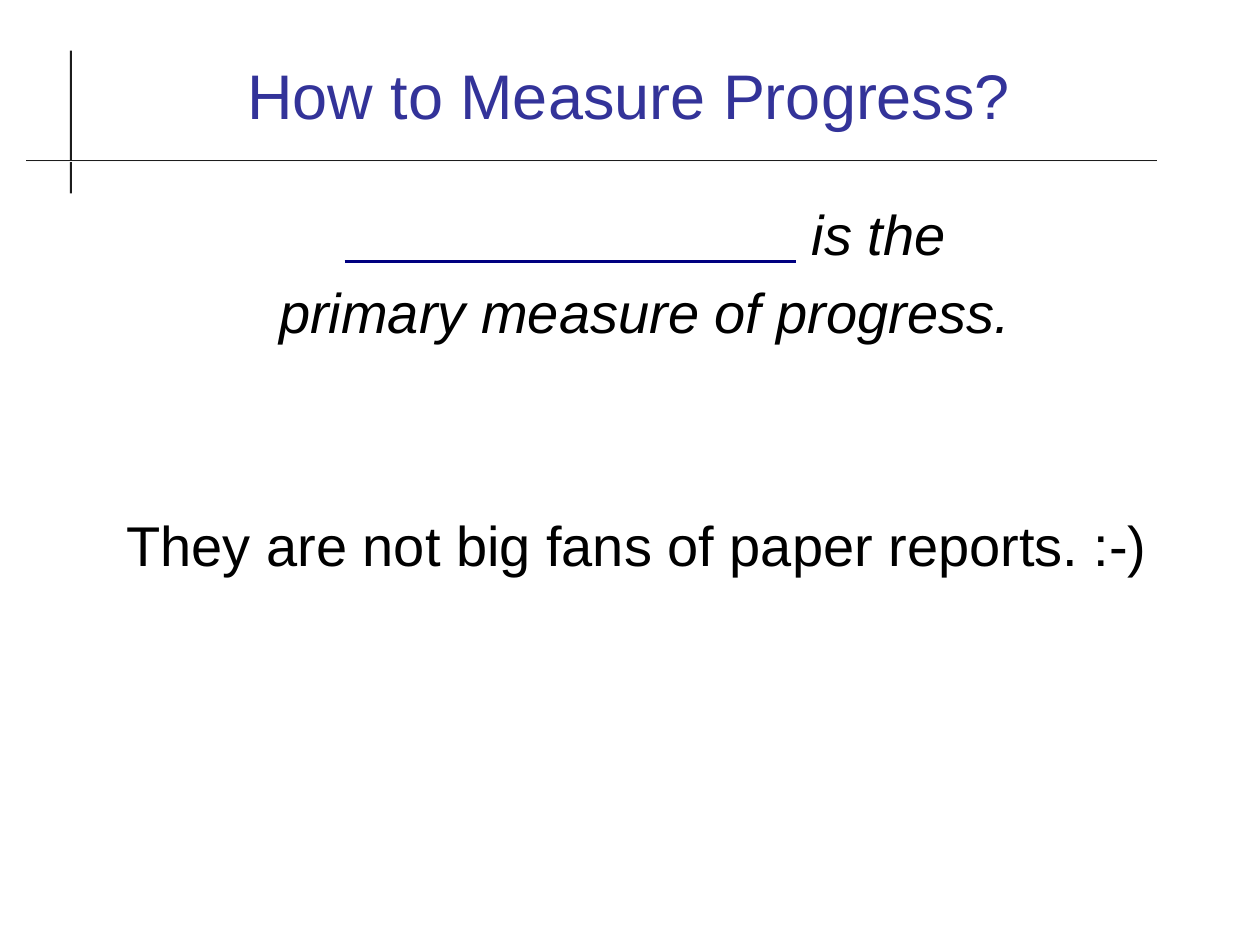
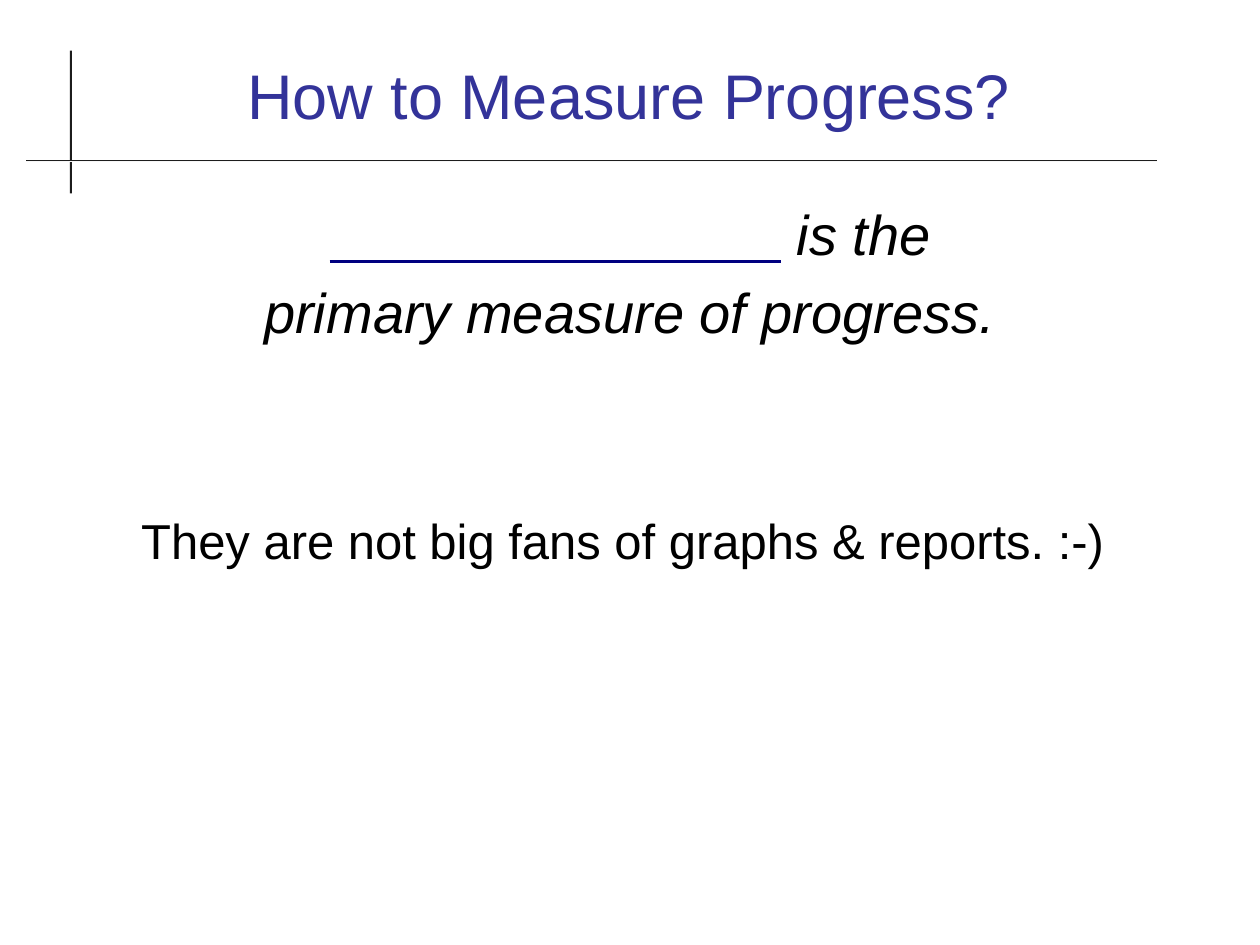
Before and after one commit to cpske/ISP, a slide deck: slide 4 of review/Week13-2022 Review Agile and Thai Tax.odp. Drawn at 1260x945 pixels with LibreOffice and Linux fonts; fonts in the diff are those of the drawing. Boxes give left, top, right and bottom in pixels: in the first picture for what was removed or moved away, otherwise in the second. Text is boxed around its words. In the diff, an @@ line names an element or a change of style, - is before the commit and + after.

```diff
--- a/review/Week13-2022 Review Agile and Thai Tax.odp
+++ b/review/Week13-2022 Review Agile and Thai Tax.odp
@@ text "is the": place and size @@
-text "is the" at (126, 214, 1079, 576)
+text "is the" at (141, 214, 1044, 569)
@@ text at (141, 523, 1044, 569): text changed; size 32 to 28 pt @@
-They are not big fans of paper reports. :-)
+They are not big fans of graphs & reports. :-)
```
Also in this commit, not shown: 4 other slides changed, 4 slides added, 1 slide removed, 2 other files.
